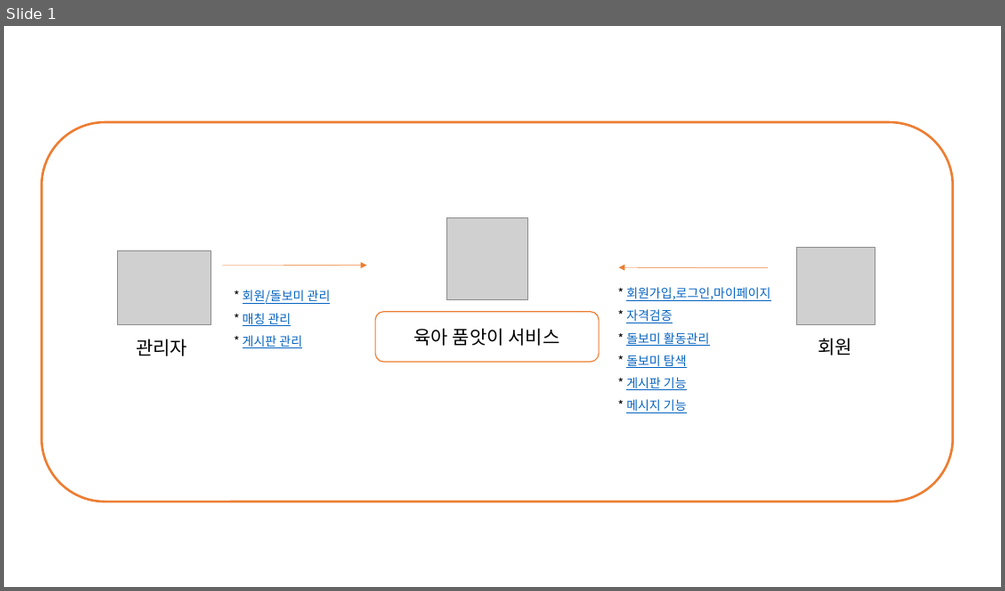
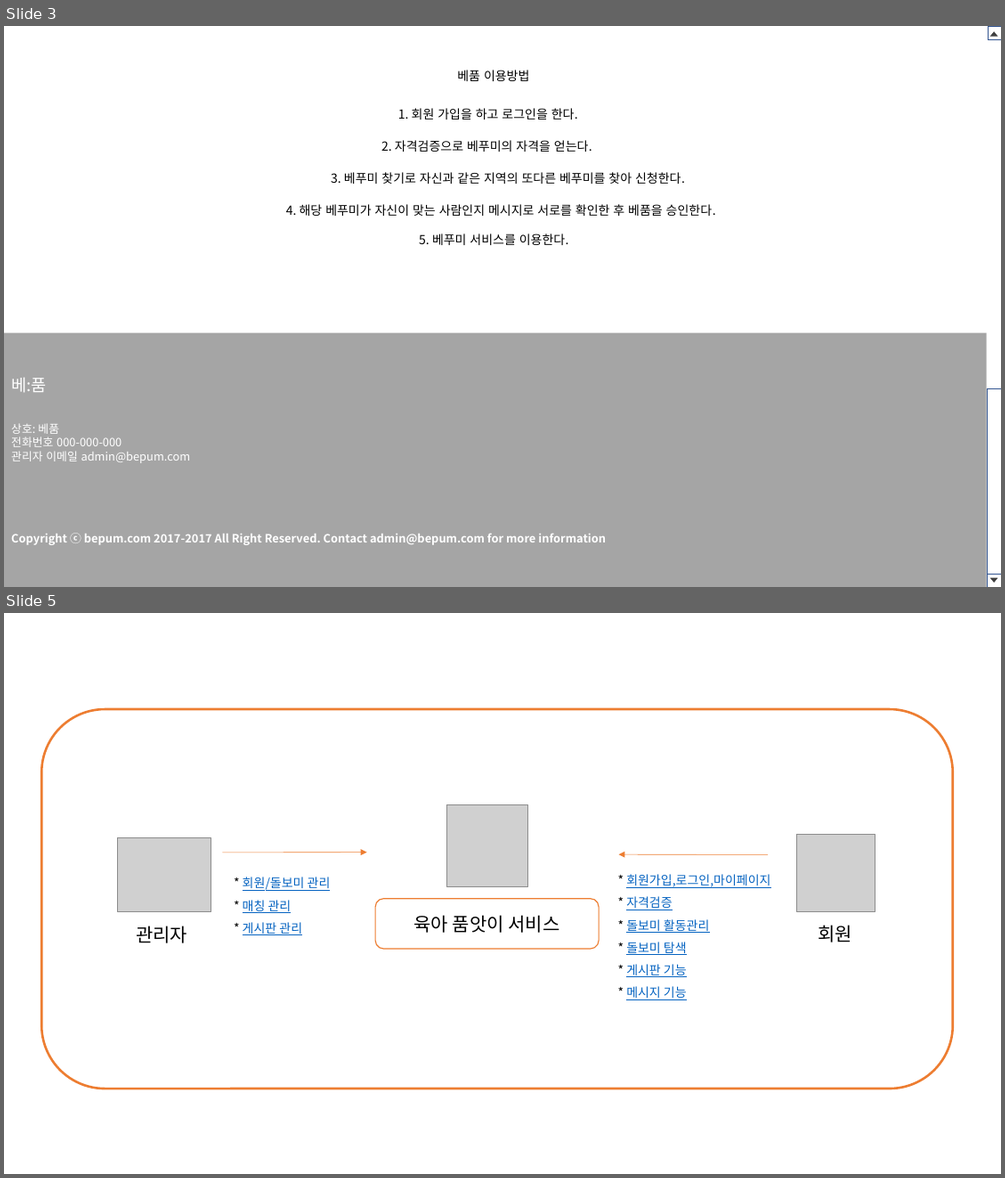
Before and after one commit to shinpanda/2017-07-03-1-bepum, a slide deck: 이정진-육아품앗이 ver1.0.pptx. Shown one above the other, each under a label of ours: slide 1 before the commit, slides 3 and 5 after it; the slides between them are not shown. The pictures are 1005x591 and 1005x1178 pixels, drawn with LibreOffice and Linux fonts; fonts in the diff are those of the drawing; grey boxes stand for pictures. Boxes give left, top, right and bottom in pixels: in the first picture for what was removed or moved away, otherwise in the second. Text is boxed around its words. In the diff, an @@ line names an element or a change of style, - is before the commit and + after.

```diff
--- a/이정진-육아품앗이 ver1.0.pptx
+++ b/이정진-육아품앗이 ver1.0.pptx
@@ slide 3 added at (x1=4, y1=26, x2=1001, y2=587), background #FFFFFF @@
@@ rectangle added at (x1=987, y1=26, x2=1001, y2=39), fill #FFFFFF, outline #325491 0.25 pt @@
@@ triangle added at (x1=990, y1=31, x2=998, y2=36), fill #404040 @@
@@ text added at (x1=457, y1=70, x2=529, y2=81), 12 pt, text #000000 @@
+베품 이용방법
@@ text added at (x1=398, y1=108, x2=578, y2=119), 12 pt, text #000000 @@
+1. 회원 가입을 하고 로그인을 한다.
@@ text added at (x1=381, y1=140, x2=592, y2=151), 12 pt, text #000000 @@
+2. 자격검증으로 베푸미의 자격을 얻는다.
@@ text added at (x1=331, y1=172, x2=685, y2=184), 12 pt, text #000000 @@
+3. 베푸미 찾기로 자신과 같은 지역의 또다른 베푸미를 찾아 신청한다.
@@ text added at (x1=286, y1=204, x2=716, y2=216), 12 pt, text #000000 @@
+4. 해당 베푸미가 자신이 맞는 사람인지 메시지로 서로를 확인한 후 베품을 승인한다.
@@ text added at (x1=419, y1=233, x2=569, y2=245), 12 pt, text #000000 @@
+5. 베푸미 서비스를 이용한다.
@@ rectangle added at (x1=4, y1=332, x2=987, y2=587), fill #A5A5A5, 11 pt, text #FFFFFF, bold @@
+베:품
+상호: 베품
+전화번호 000-000-000
+관리자 이메일 admin@bepum.com
+Copyright ⓒ bepum.com 2017-2017 All Right Reserved. Contact admin@bepum.com for more information
@@ rectangle added at (x1=987, y1=389, x2=1001, y2=573), fill #FFFFFF, outline #325491 0.25 pt @@
@@ rectangle added at (x1=987, y1=573, x2=1001, y2=587), fill #FFFFFF, outline #325491 0.25 pt @@
@@ triangle added at (x1=990, y1=578, x2=998, y2=582), fill #404040 @@
@@ what was slide 1 is now slide 5 @@
```
Also in this commit, not shown: 1 slide changed, 3 other slides added.
